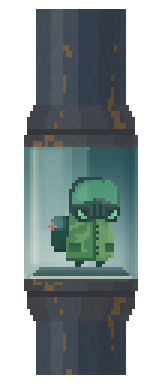
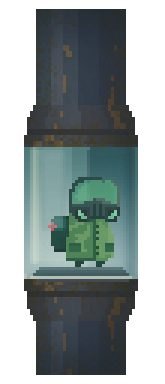
The second 165 × 384 image is a revision of the first. Changes to its layers:
added layer "Слой 5" in group "Группа 4" over [24, 9, 138, 147]
painted on "Яркость/Контрастность 3" over [24, 9, 138, 147]
